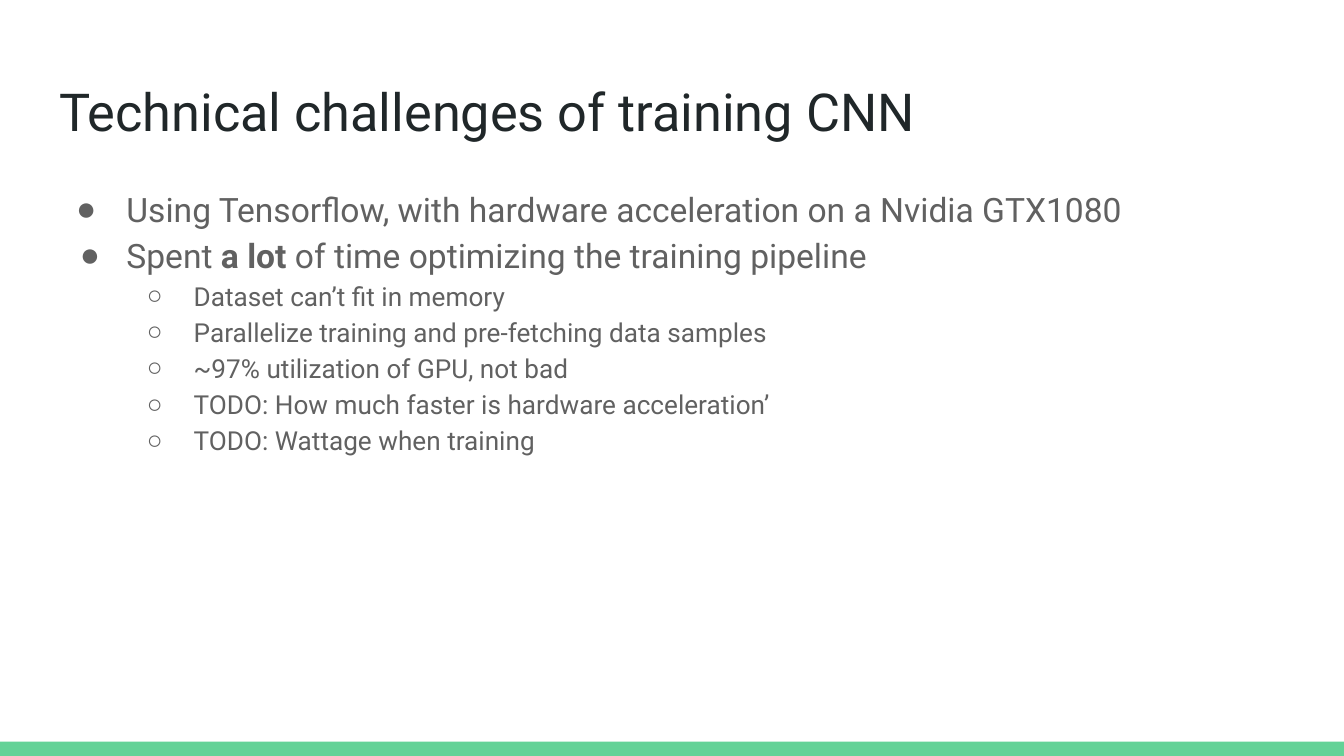
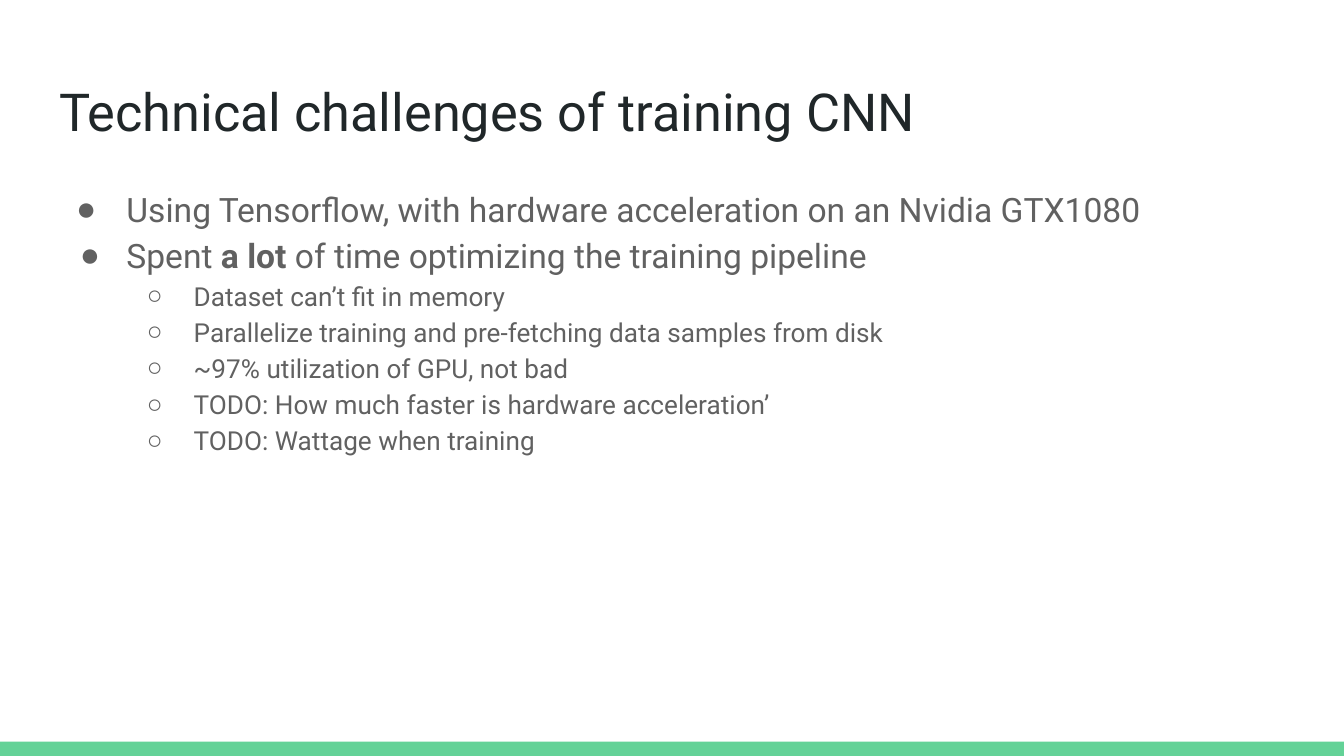
Before and after one commit to stevester94/CSC219_SigChar, a slide deck: slide 13 of presentation/Radio Signal Characterization.pptx (slide 8 before the commit). Drawn at 1344x756 pixels with LibreOffice and Linux fonts; fonts in the diff are those of the drawing. Boxes give left, top, right and bottom in pixels: in the first picture for what was removed or moved away, otherwise in the second. Text is boxed around its words. In the diff, an @@ line names an element or a change of style, - is before the commit and + after.

```diff
--- a/presentation/Radio Signal Characterization.pptx
+++ b/presentation/Radio Signal Characterization.pptx
@@ text at box(126, 196, 1140, 229): text changed @@
-● Using Tensorflow, with hardware acceleration on a Nvidia GTX1080
+● Using Tensorflow, with hardware acceleration on an Nvidia GTX1080
@@ text at box(194, 322, 883, 348): text changed @@
-  ○ Parallelize training and pre-fetching data samples
+  ○ Parallelize training and pre-fetching data samples from disk
```
Also in this commit, not shown: 4 other slides changed, 5 slides added, 3 other files.
